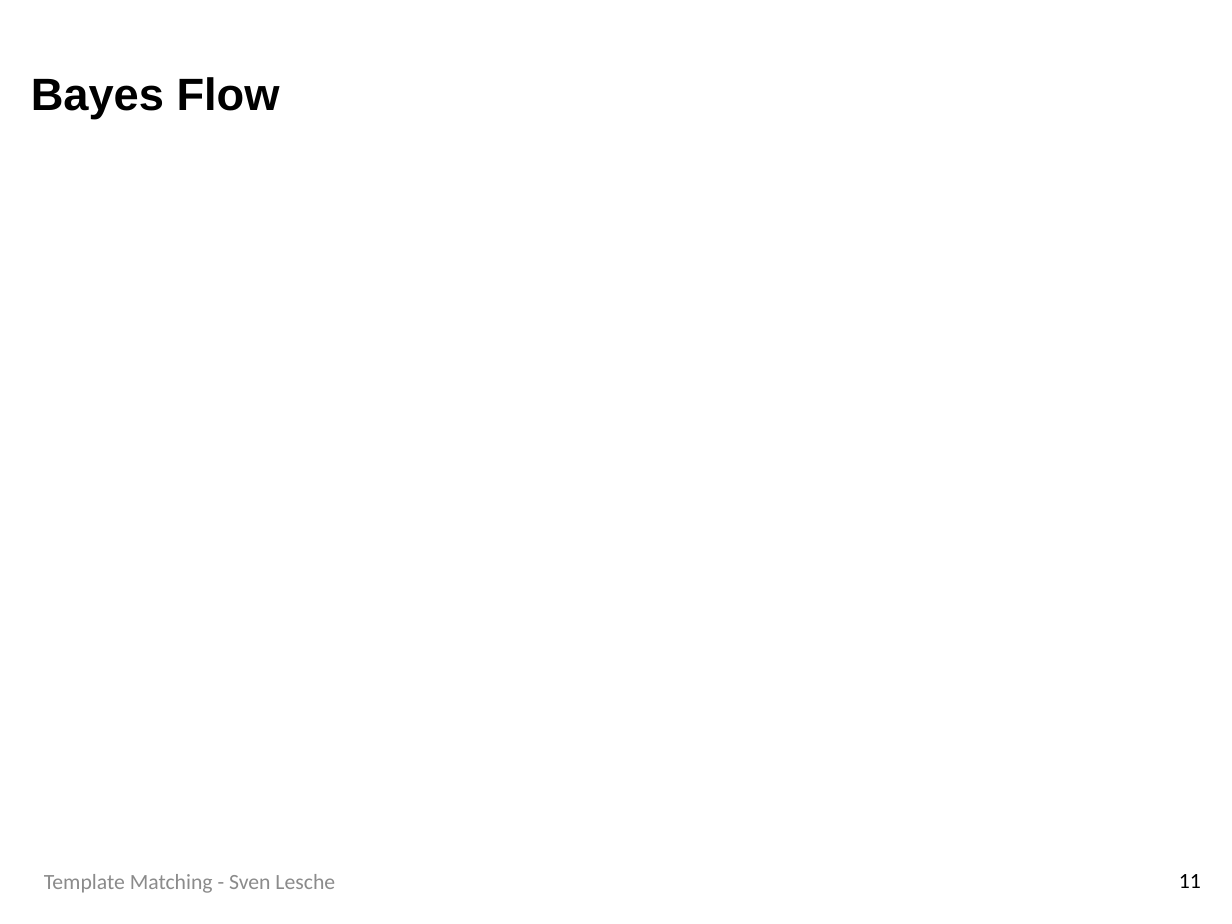
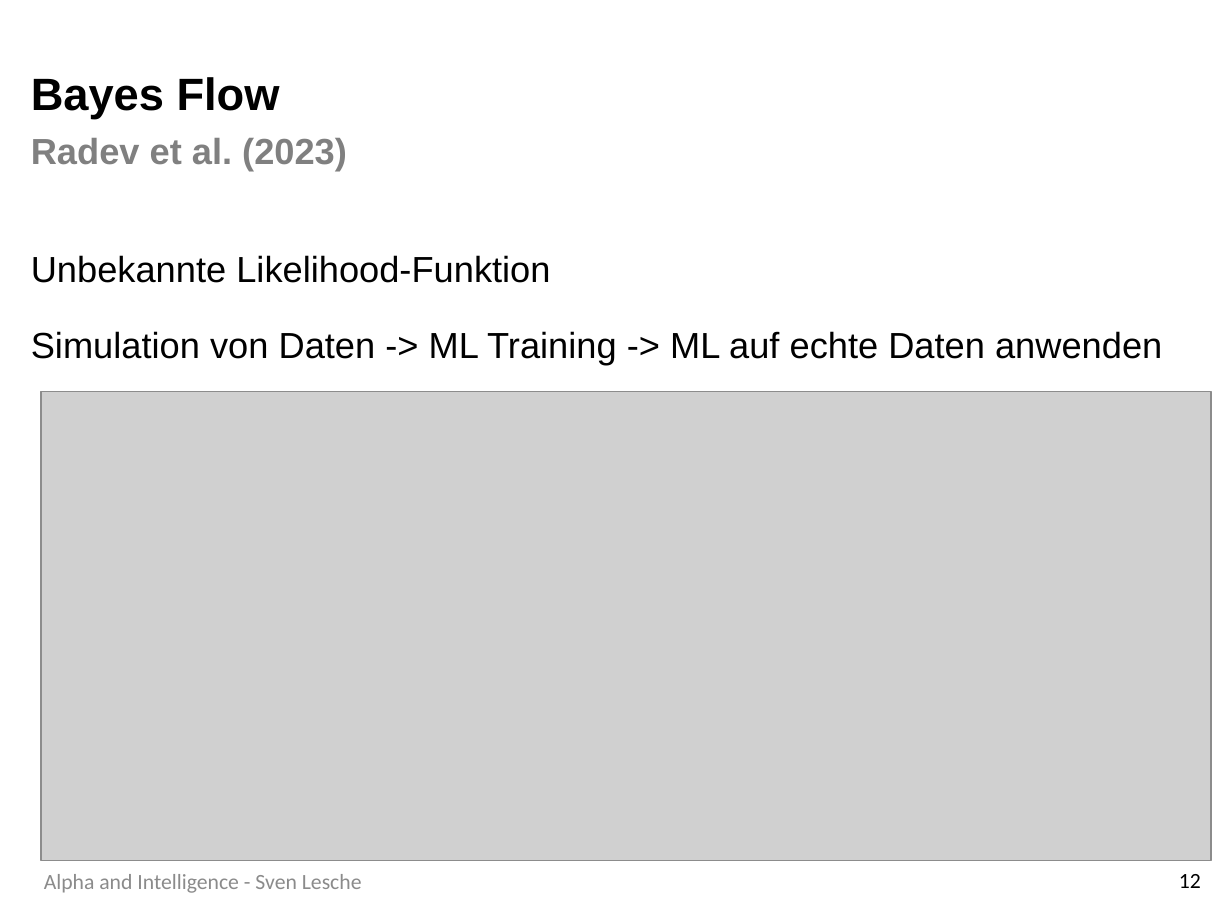
Before and after one commit to SLesche/levy-intelligence, a slide deck: slide 12 of presentations/levy_presentation.pptx (slide 11 before the commit). Drawn at 1232x924 pixels with LibreOffice and Linux fonts; fonts in the diff are those of the drawing; grey boxes stand for pictures; background and template pictures are left out. Boxes give left, top, right and bottom in pixels: in the first picture for what was removed or moved away, otherwise in the second. Text is boxed around its words. In the diff, an @@ line names an element or a change of style, - is before the commit and + after.

```diff
--- a/presentations/levy_presentation.pptx
+++ b/presentations/levy_presentation.pptx
@@ title at (x1=31, y1=77, x2=347, y2=171): text changed; size 25 to 20 pt; text colour #000000 to #808080 @@
-Bayes Flow
+Bayes Flow
+Radev et al. (2023)
@@ text added at (x1=31, y1=255, x2=1162, y2=365), 20 pt, text #000000 @@
+Unbekannte Likelihood-Funktion
+Simulation von Daten -> ML Training -> ML auf echte Daten anwenden
@@ picture added at (x1=40, y1=391, x2=1211, y2=859) @@
@@ text at (x1=44, y1=874, x2=362, y2=893): text changed @@
-Template Matching - Sven Lesche
+Alpha and Intelligence - Sven Lesche
@@ page number at (x1=1179, y1=874, x2=1201, y2=888): text changed @@
-11
+12
```
Also in this commit, not shown: 19 other slides changed, 3 slides added, 2 slides removed.
